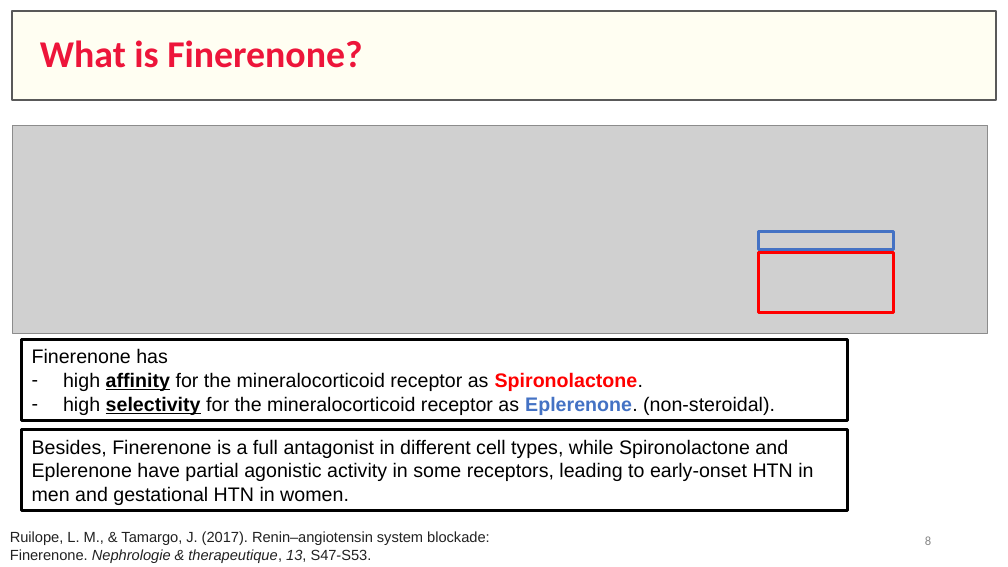
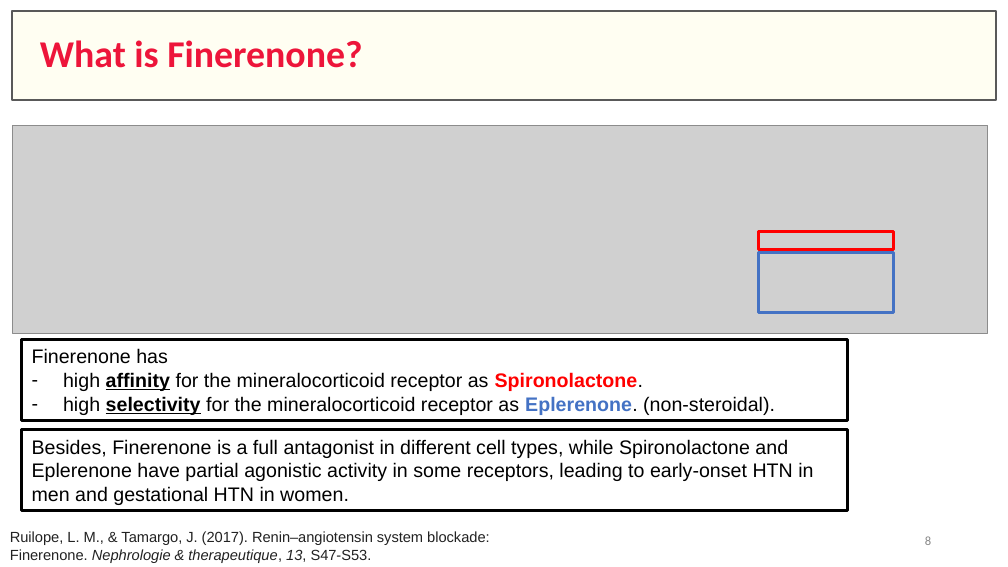
Before and after one commit to IandRover/IandRover.github.io, a slide deck: slide 8 of data/misc/2021/nycu_clerk/20211220 Cardiovascular Events with Finerenone in Kidney Disease and Type 2 Diabetes.pptx. Drawn at 1008x567 pixels with LibreOffice and Linux fonts; fonts in the diff are those of the drawing; grey boxes stand for pictures. Boxes give left, top, right and bottom in pixels: in the first picture for what was removed or moved away, otherwise in the second. Text is boxed around its words. In the diff, an @@ line names an element or a change of style, - is before the commit and + after.

```diff
--- a/data/misc/2021/nycu_clerk/20211220 Cardiovascular Events with Finerenone in Kidney Disease and Type 2 Diabetes.pptx
+++ b/data/misc/2021/nycu_clerk/20211220 Cardiovascular Events with Finerenone in Kidney Disease and Type 2 Diabetes.pptx
@@ rectangle at bbox=[758, 232, 893, 250]: outline #4472C4 2 pt to #FF0000 2 pt @@
@@ rectangle at bbox=[758, 252, 893, 312]: outline #FF0000 2 pt to #4472C4 2 pt @@
```
Also in this commit, not shown: 2 other slides changed, 1 other file.
